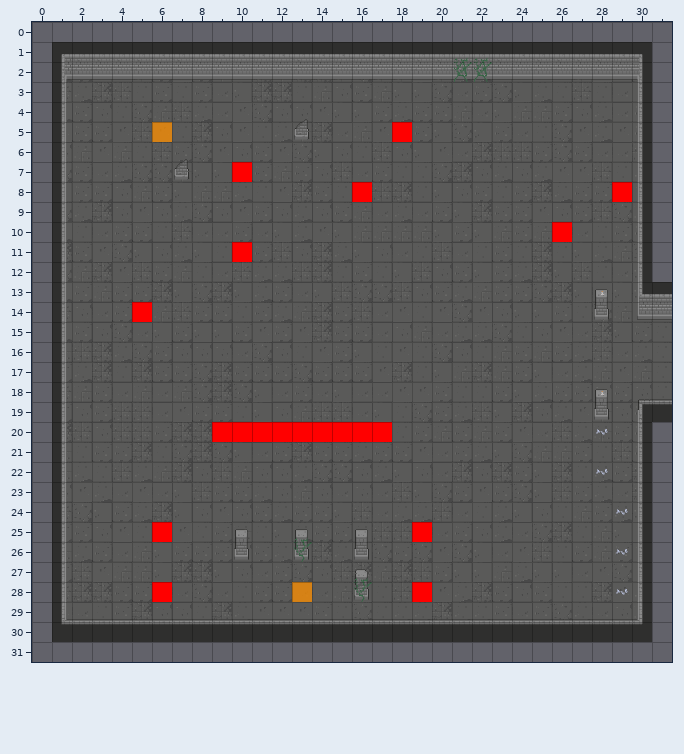
One commit to this Tiled map: GrupaTNT/Assets/Resources/RoomData/ROOM_1_E_1.tmx. The first picture shows the starting point.
Cells are 32x32 px. Shown: x 0..31, y 0..31.
The same view after the edit:
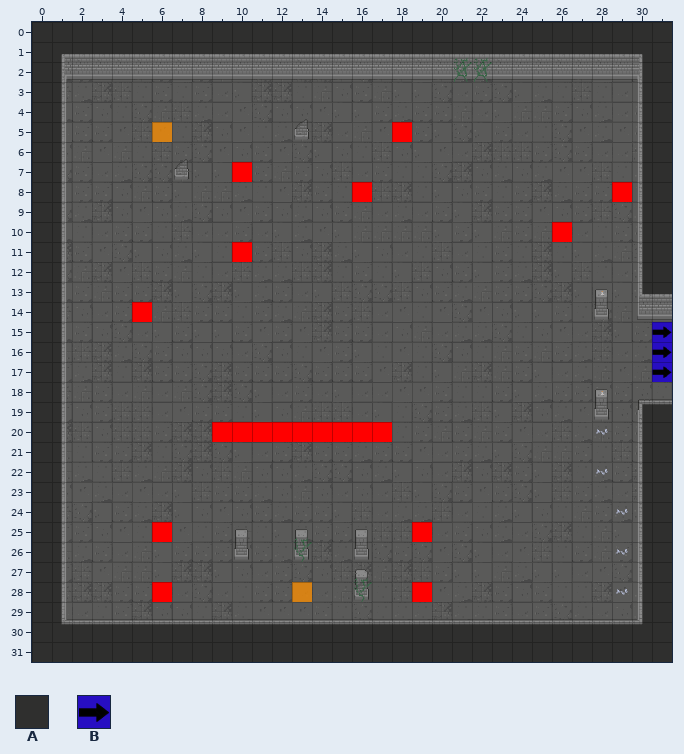
Key: from "Dungeon_Tileset_2": A 167; from "flags": B 3.
_ is an empty cell, . an unchanged one.
From old to new:
--- layer "Walls"
@@ x 0..31 @@
- 0 ________________________________
- 1 _.............................._
- 2 _.............................._
- 3 _.............................._
- 4 _.............................._
- 5 _.............................._
- 6 _.............................._
- 7 _.............................._
- 8 _.............................._
- 9 _.............................._
-10 _.............................._
-11 _.............................._
-12 _.............................._
-13 _...............................
-14 _...............................
-15 _...............................
-16 _...............................
-17 _...............................
-18 _...............................
-19 _...............................
-20 _.............................._
-21 _.............................._
-22 _.............................._
-23 _.............................._
-24 _.............................._
-25 _.............................._
-26 _.............................._
-27 _.............................._
-28 _.............................._
-29 _.............................._
-30 _.............................._
-31 ________________________________
+ 0 AAAAAAAAAAAAAAAAAAAAAAAAAAAAAAAA
+ 1 A..............................A
+ 2 A..............................A
+ 3 A..............................A
+ 4 A..............................A
+ 5 A..............................A
+ 6 A..............................A
+ 7 A..............................A
+ 8 A..............................A
+ 9 A..............................A
+10 A..............................A
+11 A..............................A
+12 A..............................A
+13 A...............................
+14 A...............................
+15 A...............................
+16 A...............................
+17 A...............................
+18 A...............................
+19 A...............................
+20 A..............................A
+21 A..............................A
+22 A..............................A
+23 A..............................A
+24 A..............................A
+25 A..............................A
+26 A..............................A
+27 A..............................A
+28 A..............................A
+29 A..............................A
+30 A..............................A
+31 AAAAAAAAAAAAAAAAAAAAAAAAAAAAAAAA
--- layer "Flags"
@@ x 31..31 @@
-15 _
-16 _
-17 _
+15 B
+16 B
+17 B
Boxes around the changes in both pictures, in picture pixels (x1, y1, x2, y2):
added: (32, 22, 672, 662)
